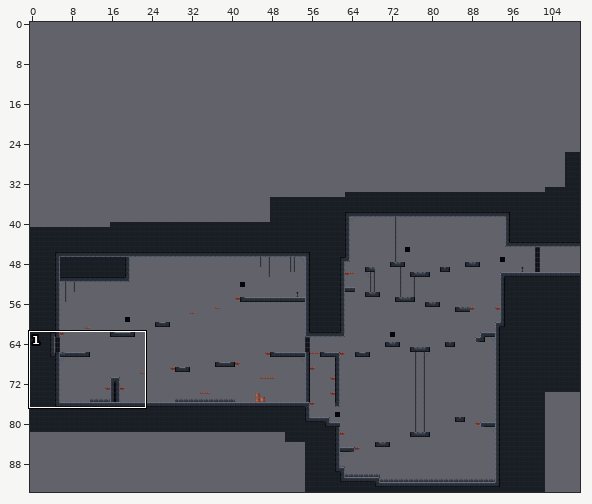
Level history. Tiled map: levels/tilesets/castle/boss_room.tmx. The picture above shows the old version from afar; the outline marks the close-up.
Close-up. The starting point:
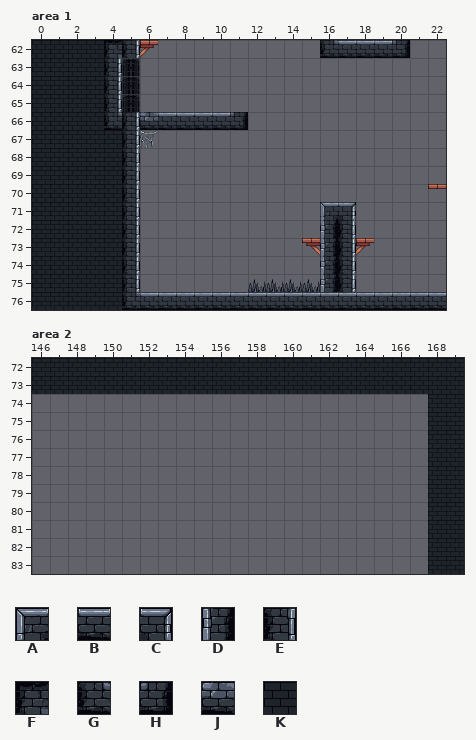
Cells are 32x32 px. Shown: area 1 x 0..22, y 62..76; area 2 x 146..169, y 72..83. The commit also changed other parts of the map, which this record leaves out.
Key: from "collision_surface": A 2 "tile000", B 3 "tile001", C 4 "tile002", D 7 "tile008", E 8 "tile010", F 14 "tile024"; from "collision_surfaces": G 16 "tile040", H 17 "tile042", J 19 "tile051"; from "non_collision_surface": K 5 "tile046".
_ is an empty cell.
Layers that did not change in this view are not listed.
Layer "collision_surface" before, area 1, first column x 0:
62 ____FE__________GBBBH__
63 ____E__________________
64 ____E__________________
65 ____E__________________
66 ____GEJBBBBH___________
67 _____E_________________
68 _____E_________________
69 _____E_________________
70 _____E_________________
71 _____E__________AC_____
72 _____E__________DE_____
73 _____E__________DE_____
74 _____E__________DE_____
75 _____E__________DE_____
76 _____GBBBBBBBBBBBBBBBBB
Layer "background1" before, area 2, first column x 146:
72 KKKKKKKKKKKKKKKKKKKKKKKK
73 KKKKKKKKKKKKKKKKKKKKKKKK
74 ______________________KK
75 ______________________KK
76 ______________________KK
77 ______________________KK
78 ______________________KK
79 ______________________KK
80 ______________________KK
81 ______________________KK
82 ______________________KK
83 ______________________KK
After:
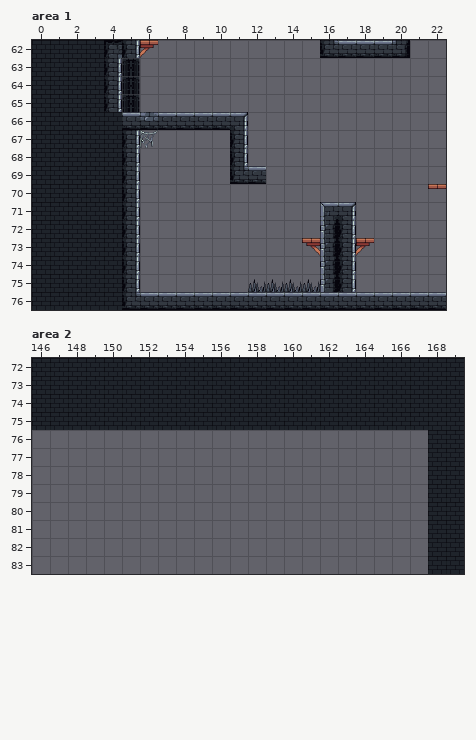
The exact change:
Changed rows in their new state; . is an unchanged cell.
Layer "collision_surface", area 1:
first column x 4:
66 _B.....C.
67 .......E.
68 .......E.
69 .......GB
Layer "background1", area 2:
first column x 146:
74 KKKKKKKKKKKKKKKKKKKKKK
75 KKKKKKKKKKKKKKKKKKKKKK
Boxes around the changes in both close-ups, in picture pixels (x1, y1, x2, y2):
changed: (104, 112, 140, 130)
changed: (230, 112, 266, 184)
added: (32, 394, 428, 430)
